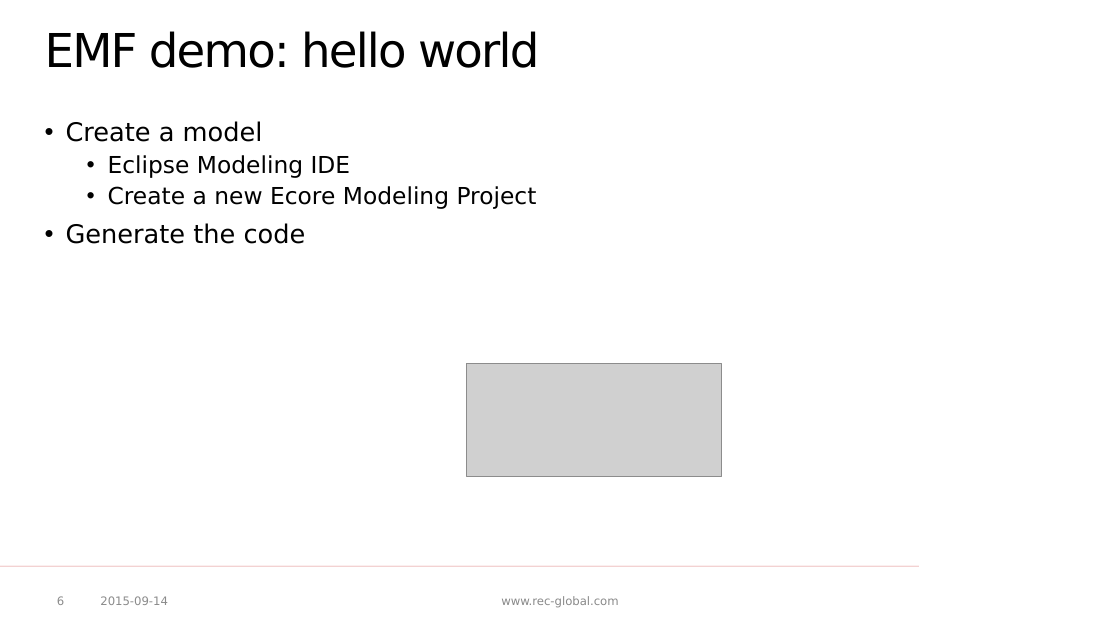
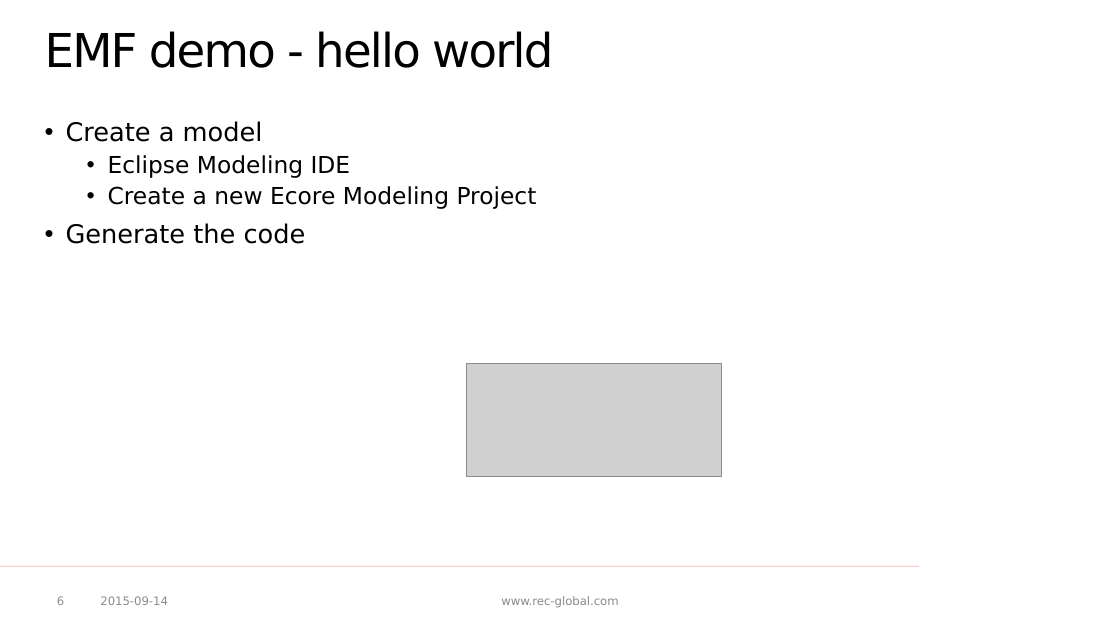
Before and after one commit to p-zalejko/jug_emf, a slide deck: slide 6 of JUG - EMF.pptx. Drawn at 1120x630 pixels with LibreOffice and Linux fonts; fonts in the diff are those of the drawing; grey boxes stand for pictures; background and template pictures are left out. Boxes give left, top, right and bottom in pixels: in the first picture for what was removed or moved away, otherwise in the second. Text is boxed around its words. In the diff, an @@ line names an element or a change of style, - is before the commit and + after.

```diff
--- a/JUG - EMF.pptx
+++ b/JUG - EMF.pptx
@@ title at (45,31,553,68): text changed @@
-EMF demo: hello world
+EMF demo - hello world
```
Also in this commit, not shown: 5 other slides changed, 1 slide added, 16 other files.
